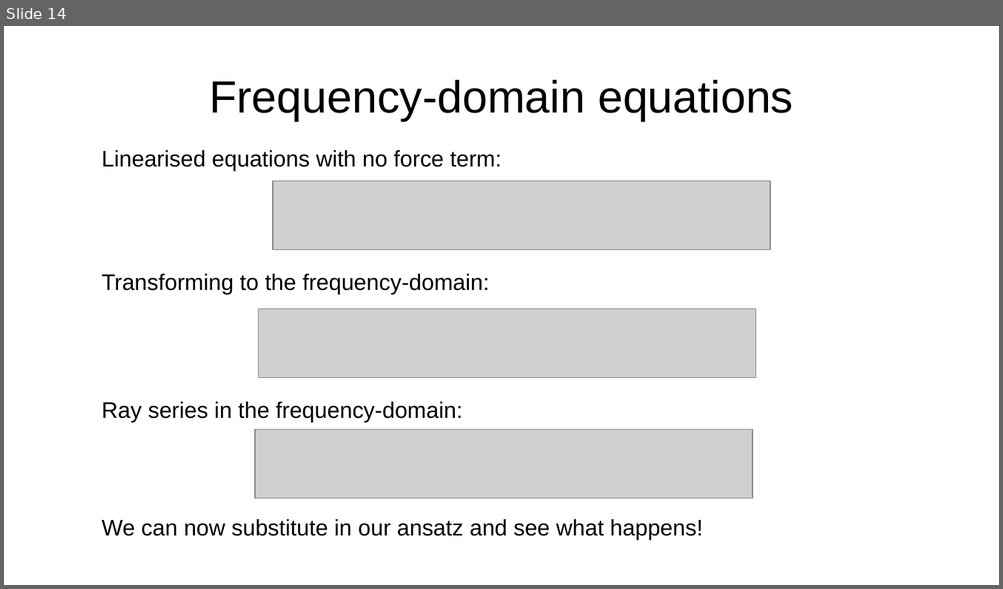
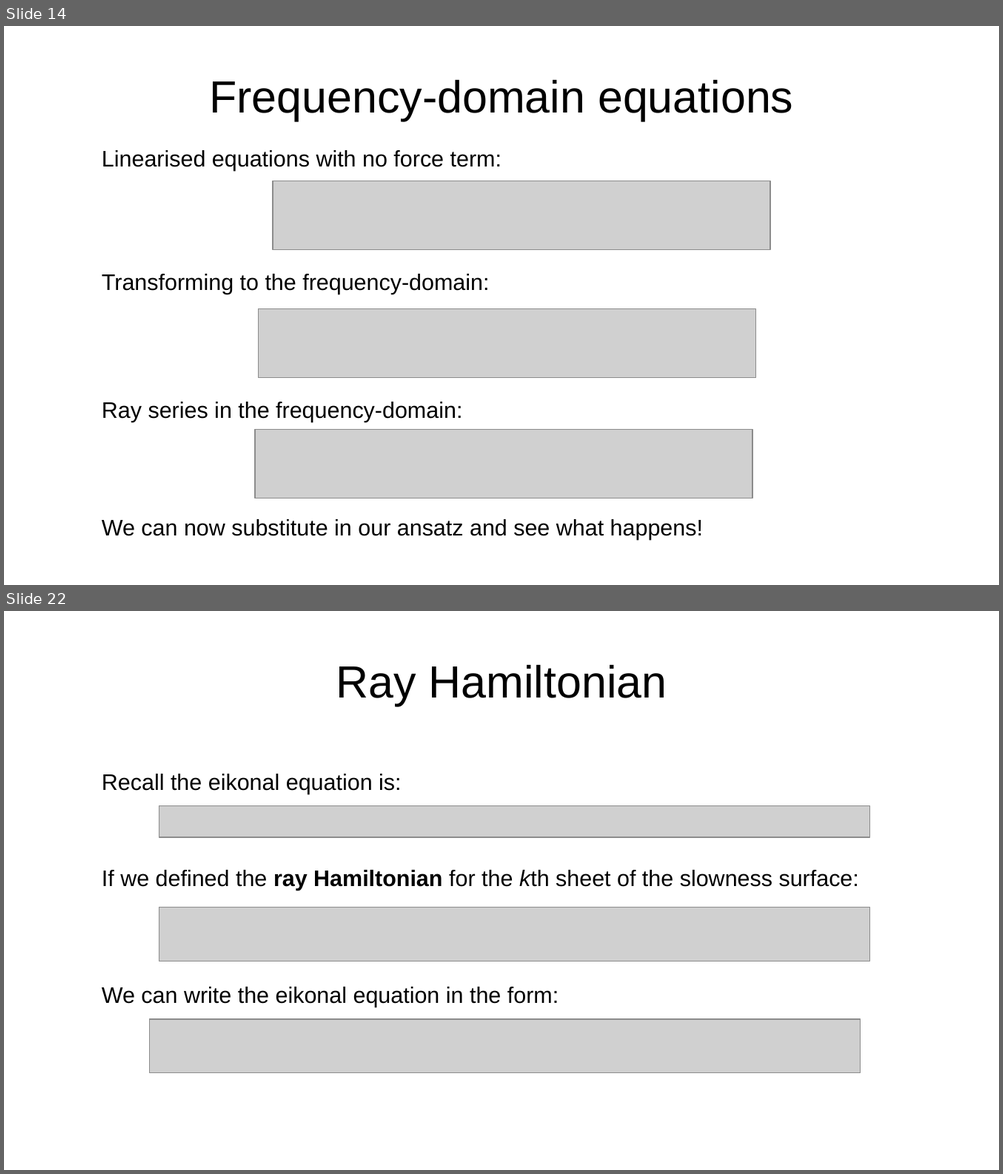
Before and after one commit to da380/PEPLectures, a slide deck: slides/slides5.odp. Shown one above the other, each under a label of ours: slide 14 before the commit, slides 14 and 22 after it; the slides between them are not shown. The pictures are 1003x589 and 1003x1174 pixels, drawn with LibreOffice and Linux fonts; fonts in the diff are those of the drawing; grey boxes stand for pictures. Boxes give left, top, right and bottom in pixels: in the first picture for what was removed or moved away, otherwise in the second. Text is boxed around its words. In the diff, an @@ line names an element or a change of style, - is before the commit and + after.

```diff
--- a/slides/slides5.odp
+++ b/slides/slides5.odp
@@ slide 22 added at [4,611,999,1170], background #FFFFFF @@
@@ title added at [336,664,667,706], 36 pt, text #000000 @@
+Ray Hamiltonian
@@ text added at [102,774,401,795], 18 pt, text #000000 @@
+Recall the eikonal equation is:
@@ picture added at [159,806,870,837] @@
@@ text added at [102,870,859,891], 18 pt, text #000000 @@
+If we defined the ray Hamiltonian for the kth sheet of the slowness surface:
@@ picture added at [159,908,870,962] @@
@@ text added at [102,987,558,1008], 18 pt, text #000000 @@
+We can write the eikonal equation in the form:
@@ picture added at [149,1019,859,1074] @@
```
Also in this commit, not shown: 1 slide changed, 12 other slides added, 4 other files.
